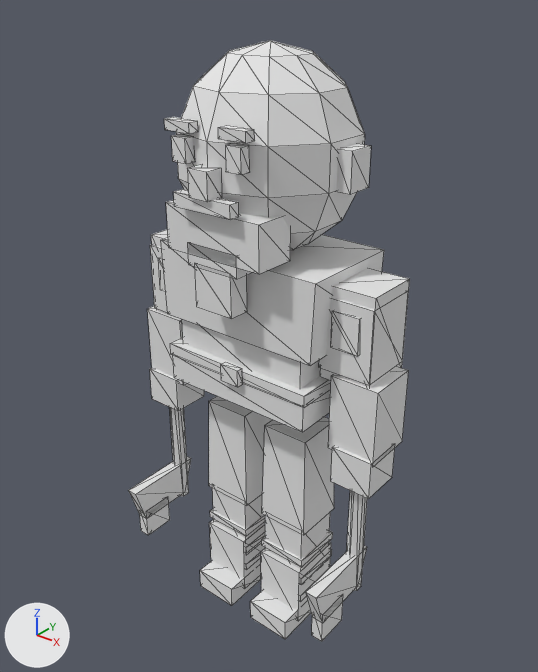
A saved change to the glTF model sample_project/assets/3d/units/vikings/berserker_a1.glb.
Both versions are drawn from a 50 mm camera at (1.191, -1.494, 1.862) aimed at (-0.025, 0.026, 0.92). Every picture has the same lights, and +X, +Y and +Z are marked at lower left. The first picture is the older version. Mesh edges are drawn as thin lines. Vertices at exactly the same position are counted once.

Before the edit, the objects in view are built like this:
```python
me_body = bpy.data.meshes.new('Body')
me_body.from_pydata(...)  # 438 vertices, 688 faces; spans x -0.41..0.41, y -0.27..0.23, z 0.0..1.72
me_body.materials.append(mat_pe_unitpalette)  # white #e7e7e7
ob_body = bpy.data.objects.new('Body', me_body)
ob_body.location = (0.0, 0.0, 0.0)
```
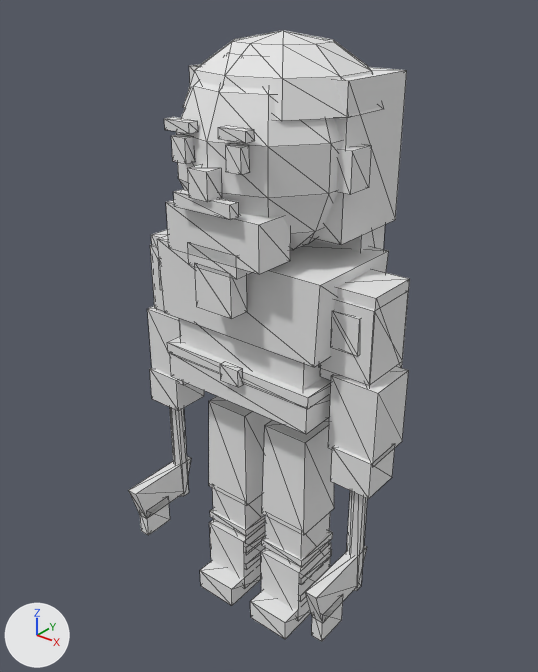
The newer file is also rescaled (x1.04) as a whole; pictures and numbers use the older file's frame.

What differs and where, as boxes (x1, y1, x2, y2) in the pictures (538 x 672 px; the box of a moved part takes in the faces that stretch with it):
'Body', reshaped: before (128, 40, 410, 641); after (128, 30, 410, 641)
part 1 of me_body, added: after (189, 64, 407, 244)
part 2 of me_body, added: after (314, 225, 385, 252)
part 3 of me_body, added: after (183, 30, 384, 121)
part 4 of me_body, moved or reshaped: before (161, 235, 384, 433); after (157, 235, 389, 434)

Diff of the bpy script that builds the scene:
```diff
--- a/sample_project/assets/3d/units/vikings/berserker_a1.glb.py
+++ b/sample_project/assets/3d/units/vikings/berserker_a1.glb.py
@@ me_body @@
 # used by ob_body; location = (0.0, 0.0, 0.0)
-me_body.from_pydata(...)  # 438 vertices, 688 faces; spans x -0.41..0.41, y -0.27..0.23, z 0.0..1.72
+me_body.from_pydata(...)  # 485 vertices, 770 faces; spans x -0.41..0.41, y -0.27..0.3, z 0.0..1.74
+# me_body part 1: a new loose piece, a box spanning x -0.24..0.24, y -0.03..0.23, z 1.27..1.65, in mat_pe_unitpalette (white #e7e7e7)
+# me_body part 2: a new loose piece, a box spanning x -0.22..0.22, y 0.1..0.22, z 1.09..1.39, in mat_pe_unitpalette (white #e7e7e7)
+# me_body part 3: a new loose piece of 31 vertices spanning x -0.25..0.25, y -0.2..0.3, z 1.57..1.74, in mat_pe_unitpalette (white #e7e7e7)
+# me_body part 4
+# 8 faces are deleted
+# 8 vertices in x -0.24..-0.21, y -0.16..0.16, z 0.83..1.01 move by (-0.01, 0.0, 0.0)
+# 8 vertices in x 0.21..0.24, y -0.16..0.16, z 0.83..1.01 move by (0.01, 0.0, 0.0)
+# 4 vertices in x -0.23, y -0.16..0.16, z 0.79..0.87 move by (-0.02, 0.0, 0.0)
+# 4 vertices in x 0.23, y -0.16..0.16, z 0.79..0.87 move by (0.02, 0.0, 0.0)
+# 8 vertices move from x -0.26..0.26, y -0.16..0.16, z 0.99..1.21 to x -0.27..0.27, y -0.15..0.15, z 0.99..1.21
+# 8 new faces join them
 me_body.materials.append(mat_pe_unitpalette)
```
